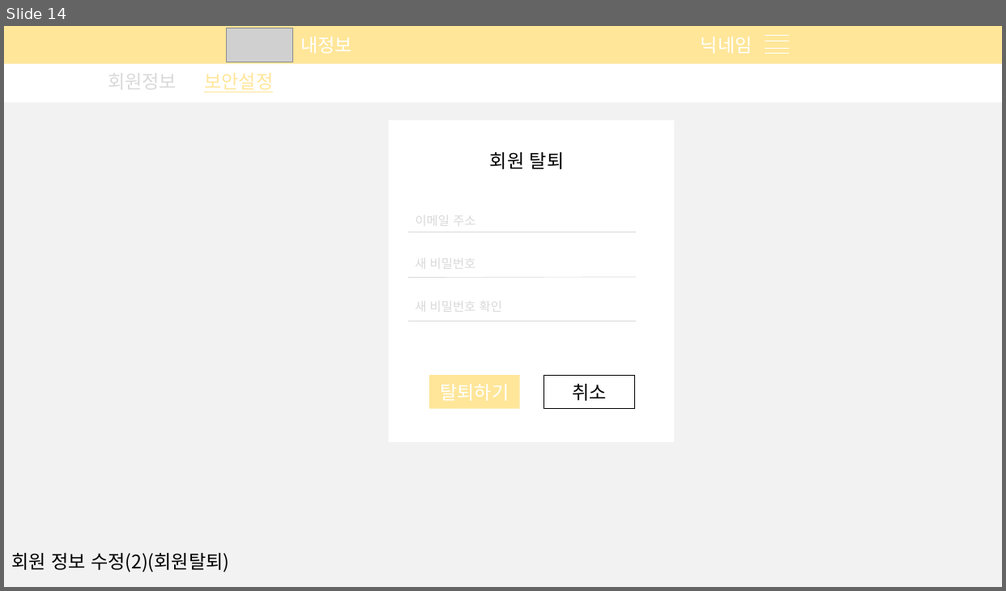
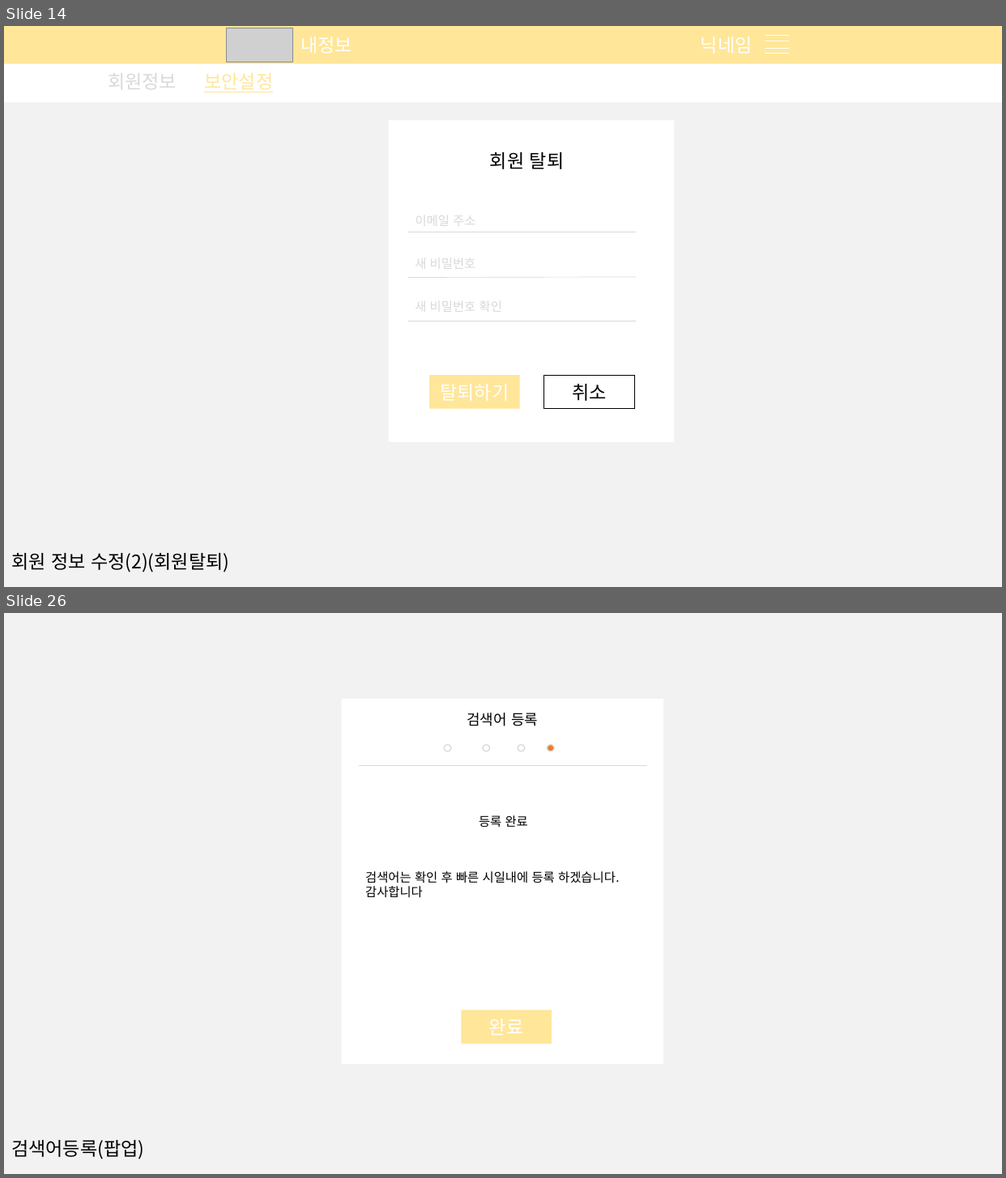
Before and after one commit to What-The-Pork/meeting-log, a slide deck: image/login/회원관리페이지.pptx. Shown one above the other, each under a label of ours: slide 14 before the commit, slides 14 and 26 after it; the slides between them are not shown. The pictures are 1006x591 and 1006x1178 pixels, drawn with LibreOffice and Linux fonts; fonts in the diff are those of the drawing; grey boxes stand for pictures. Boxes give left, top, right and bottom in pixels: in the first picture for what was removed or moved away, otherwise in the second. Text is boxed around its words. In the diff, an @@ line names an element or a change of style, - is before the commit and + after.

```diff
--- a/image/login/회원관리페이지.pptx
+++ b/image/login/회원관리페이지.pptx
@@ slide 26 added at [4, 613, 1002, 1174], background #F2F2F2 @@
@@ rectangle added at [342, 699, 663, 1064], fill #FFFFFF @@
@@ text added at [467, 713, 538, 726], 14 pt, text #000000 @@
+검색어 등록
@@ ellipse added at [444, 745, 451, 752], fill #FFFFFF, outline #D9D9D9 1 pt @@
@@ ellipse added at [483, 745, 489, 752], fill #FFFFFF, outline #D9D9D9 1 pt @@
@@ ellipse added at [518, 745, 524, 752], fill #FFFFFF, outline #D9D9D9 1 pt @@
@@ ellipse added at [548, 745, 554, 752], fill #ED7D31, outline #D9D9D9 1 pt @@
@@ line added from (359, 766) to (647, 766), #D9D9D9 0.5 pt @@
@@ text added at [479, 815, 528, 827], 12 pt, text #000000 @@
+등록 완료
@@ text added at [365, 871, 619, 898], 12 pt, text #000000 @@
+검색어는 확인 후 빠른 시일내에 등록 하겠습니다.
+감사합니다
@@ rectangle added at [462, 1011, 552, 1044], fill #FFE699 @@
@@ text added at [11, 1140, 144, 1160], 18 pt, text #000000 @@
+검색어등록(팝업)
```
Also in this commit, not shown: 7 slides changed, 6 other slides added.
